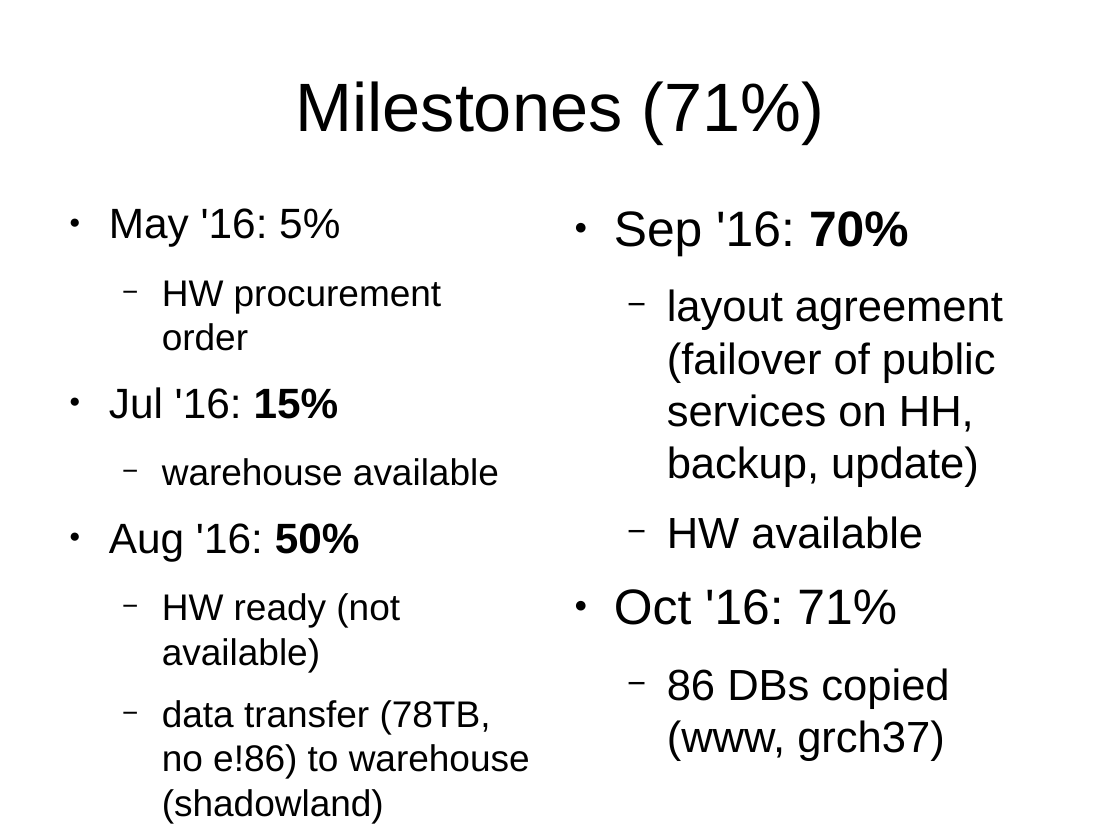
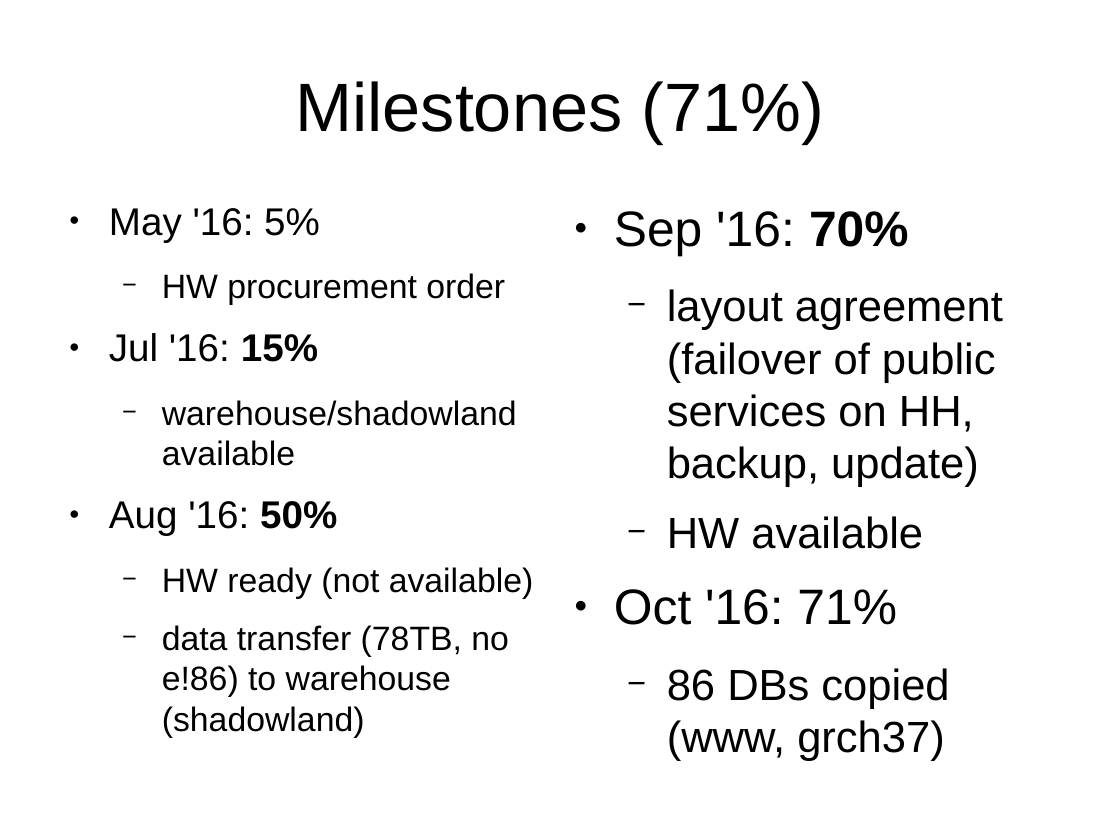
Before and after one commit to avullo/ensembl-migration-pm, a slide deck: slide 26 of data-review-10-16/talk.odp. Drawn at 1120x840 pixels with LibreOffice and Linux fonts; fonts in the diff are those of the drawing; background and template pictures are left out. Boxes give left, top, right and bottom in pixels: in the first picture for what was removed or moved away, otherwise in the second. Text is boxed around its words. In the diff, an @@ line names an element or a change of style, - is before the commit and + after.

```diff
--- a/data-review-10-16/talk.odp
+++ b/data-review-10-16/talk.odp
@@ text at [109, 208, 534, 697]: size 27.2 to 24.8 pt in "May '16: 5%", "Jul '16: 15%", "Aug '16: 50%"; size 23.8 to 21.7 pt in "HW procurement order", "HW ready (not available)", "data transfer (78TB, no e!86) to warehouse ..." @@
@@ text at [162, 400, 517, 466]: text changed; size 23.8 to 21.7 pt @@
-  − warehouse available
+  − warehouse/shadowland available
```
Also in this commit, not shown: 12 other slides changed.
